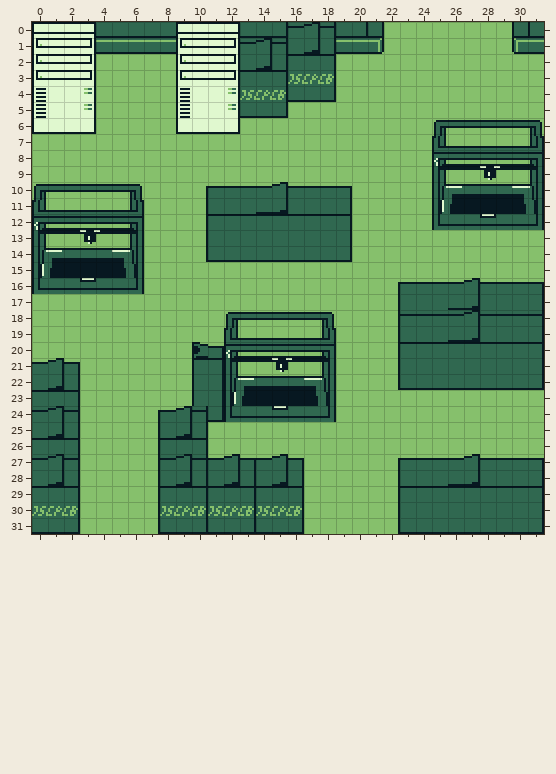
Level history. Tiled map: assets/tiles/storage.tmx. The first picture shows the starting point.
Cells are 8x8 px. Shown: x 0..31, y 0..31.
After:
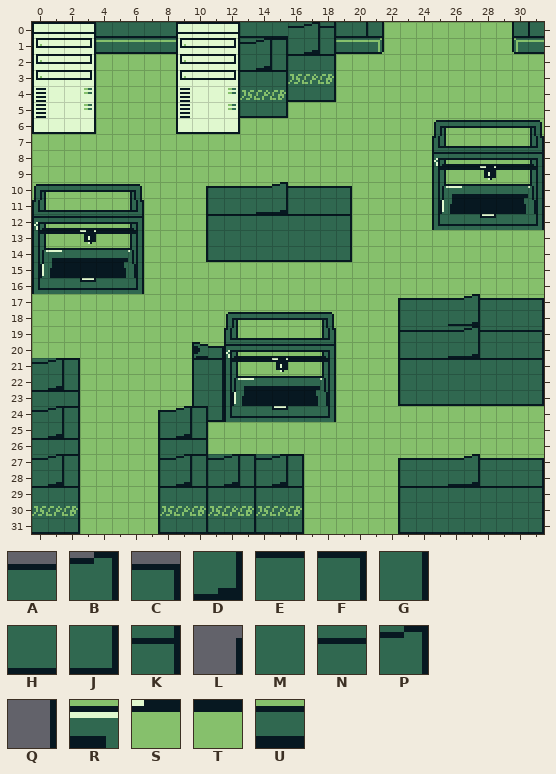
Key: from "tileset_storage": A 0, B 1, C 2, D 3, E 4, F 5, G 6, H 7, J 8, K 16, L 17, M 18, N 20, P 21, Q 22, R 29, S 49, T 87, U 108.
_ is an empty cell.
Diff:
Layer "boxes":
Tile H gives way to tile A in row 17 at x 26.
Tile M gives way to tile A in row 17 at x 23 to 25 and 28 to 30.
Tile D gives way to tile B in row 17 at x 27.
Tile G gives way to tile C in row 17 at x 31.
Tile E gives way to tile D in row 20 at x 27.
Tile P gives way to tile D in row 18 at x 27.
Tile M gives way to tile E in row 21 at x 23 to 30.
Tile C gives way to tile F in row 21 at x 2; in row 27 at x 13 and 16.
Tile G gives way to tile F in row 21 at x 31.
Tile K gives way to tile F in row 1 at x 15; in row 24 at x 2 and 10; in row 27 at x 2 and 10.
Tile F gives way to tile G in row 20 at x 31.
Tile J gives way to tile G in row 22 at x 31.
Tile K gives way to tile G in row 18 at x 31.
Tile E gives way to tile H in row 20 at x 26.
Tile J gives way to tile H in row 0 at x 15.
Tile N gives way to tile H in row 18 at x 26.
The edit adds tile H in row 23 at x 23 to 30.
The edit adds tile J in row 23 at x 31.
Tile G gives way to tile K in row 19 at x 31.
Tile Q gives way to tile L in row 17 at x 22.
Tile E gives way to tile M in row 20 at x 23 to 25 and 28 to 30.
Tile H gives way to tile M in row 22 at x 23 to 30.
Tile N gives way to tile M in row 18 at x 23 to 25 and 28 to 30.
Tile A gives way to tile N in row 21 at x 0; in row 27 at x 11 and 14.
Tile H gives way to tile N in row 19 at x 26.
Tile M gives way to tile N in row 19 at x 23 to 25 and 28 to 30.
Tile B gives way to tile P in row 21 at x 1; in row 27 at x 12 and 15.
Tile D gives way to tile P in row 19 at x 27.
The edit adds tile Q in row 23 at x 22.
Tile S gives way to tile T in row 9 at x 29; in row 13 at x 4; in row 21 at x 16.
Tile R gives way to tile U in row 10 at x 30; in row 14 at x 5; in row 22 at x 17.
Tile A is removed in row 16 at x 23 to 26 and 28 to 30.
Tile B is removed in row 16 at x 27.
Tile C is removed in row 16 at x 31.
Tile L is removed in row 16 at x 22.
